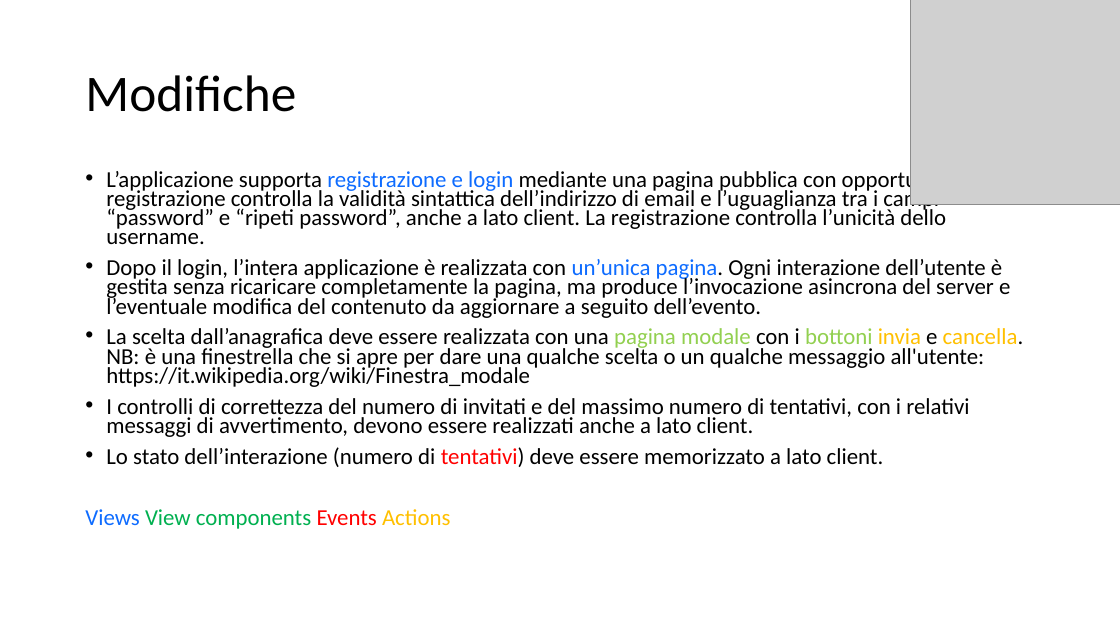
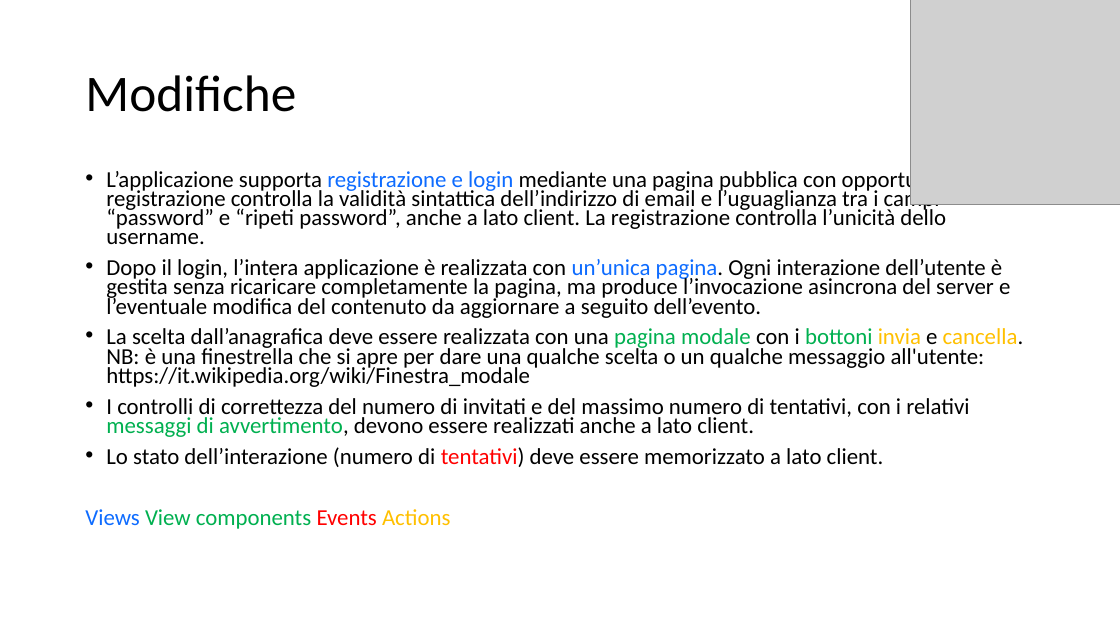
Before and after one commit to AlessandroSironi/TIW-Project-2022, a slide deck: slide 20 of docs/TIW - Documentazione.pptx. Drawn at 1120x630 pixels with LibreOffice and Linux fonts; fonts in the diff are those of the drawing; grey boxes stand for pictures. Boxes give left, top, right and bottom in pixels: in the first picture for what was removed or moved away, otherwise in the second. Text is boxed around its words. In the diff, an @@ line names an element or a change of style, - is before the commit and + after.

```diff
--- a/docs/TIW - Documentazione.pptx
+++ b/docs/TIW - Documentazione.pptx
@@ text at (x1=106, y1=328, x2=1024, y2=437): text colour #92D050 to #00B050 in "pagina modale bottoni"; text colour #000000 to #00B050 in "messaggi di avvertimento," @@
```
Also in this commit, not shown: 5 other slides changed, 4 other files.
